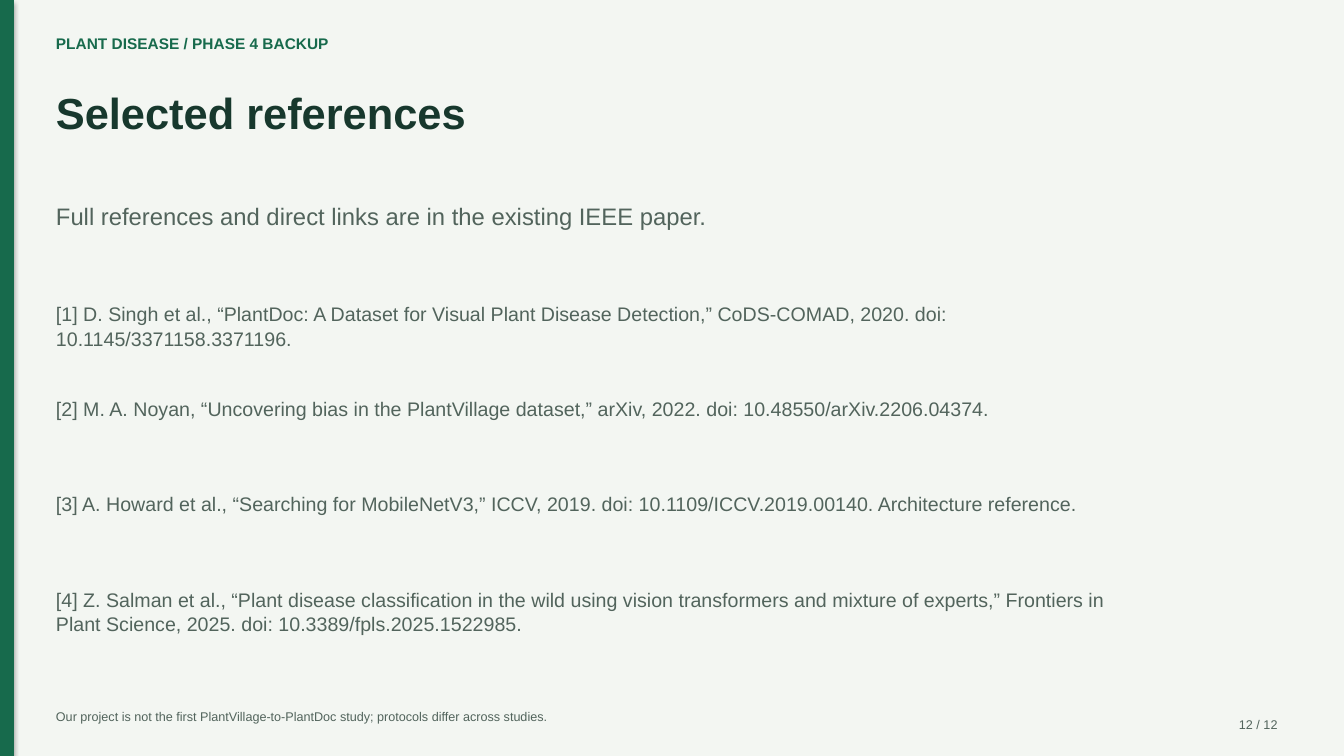
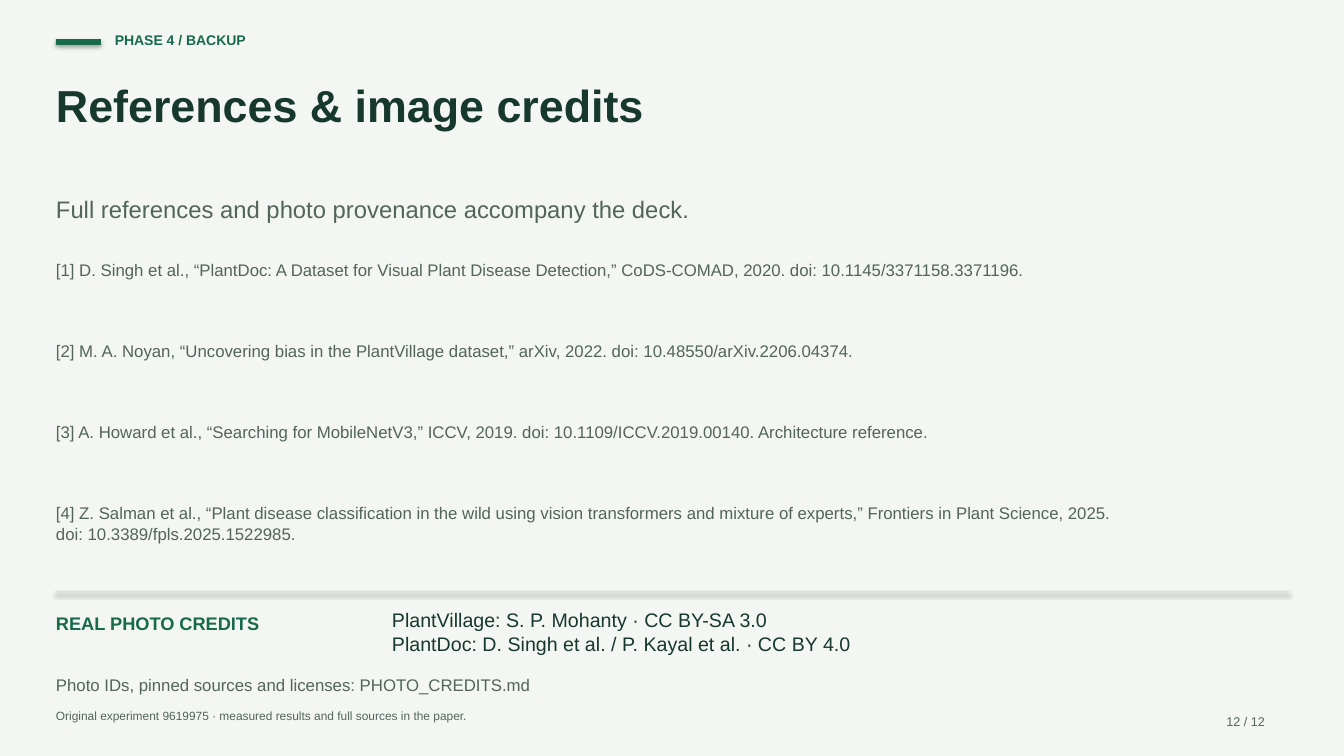
Before and after one commit to EnragedWaters/CECS-551-Plant-Disease-Classification, a slide deck: slide 12 of docs/presentation/Phase-4-Presentation.pptx. Drawn at 1344x756 pixels with LibreOffice and Linux fonts; fonts in the diff are those of the drawing. Boxes give left, top, right and bottom in pixels: in the first picture for what was removed or moved away, otherwise in the second. Text is boxed around its words. In the diff, an @@ line names an element or a change of style, - is before the commit and + after.

Commit message:
Explain the project with photos diagrams and clear results

```diff
--- a/docs/presentation/Phase-4-Presentation.pptx
+++ b/docs/presentation/Phase-4-Presentation.pptx
@@ rectangle: place and size @@
-rectangle at [0,0,14,756]
+rectangle at [56,39,101,45]
@@ text at [115,35,246,45]: text changed; size 11 to 10 pt @@
-PLANT DISEASE / PHASE 4 BACKUP
+PHASE 4 / BACKUP
@@ text at [56,89,644,131]: text changed; size 31 to 32 pt @@
-Selected references
+References & image credits
@@ text at [56,200,689,223]: text changed @@
-Full references and direct links are in the existing IEEE paper.
+Full references and photo provenance accompany the deck.
@@ text at [56,264,1023,280]: text changed; size 14 to 12 pt @@
-[1] D. Singh et al., “PlantDoc: A Dataset for Visual Plant Disease Detection,” CoDS-COMAD, 2020. doi:
-10.1145/3371158.3371196.
+[1] D. Singh et al., “PlantDoc: A Dataset for Visual Plant Disease Detection,” CoDS-COMAD, 2020. doi: 10.1145/3371158.3371196.
@@ text "[2] M. A. Noyan, “Uncovering ...": place and size @@
-text "[2] M. A. Noyan, “Uncovering ..." at [56,402,988,420]
+text "[2] M. A. Noyan, “Uncovering ..." at [56,345,852,361]
@@ text "[2] M. A. Noyan, “Uncovering ..." at [56,345,852,361]: size 14 to 12 pt; line spacing 17.5pt to 14.6pt @@
@@ text "[3] A. Howard et al., ..." at [56,426,927,442]: size 14 to 12 pt; line spacing 17.5pt to 14.6pt @@
@@ text "[3] A. Howard et al., ...": place and size @@
-text "[3] A. Howard et al., ..." at [56,497,1076,515]
+text "[3] A. Howard et al., ..." at [56,426,927,442]
@@ text at [56,507,1110,544]: text changed; size 14 to 12 pt @@
-[4] Z. Salman et al., “Plant disease classification in the wild using vision transformers and mixture of experts,” Frontiers in
-Plant Science, 2025. doi: 10.3389/fpls.2025.1522985.
+[4] Z. Salman et al., “Plant disease classification in the wild using vision transformers and mixture of experts,” Frontiers in Plant Science, 2025.
+doi: 10.3389/fpls.2025.1522985.
@@ line added from (56, 593) to (1289, 593), #D8E2D9 1 pt @@
@@ text added at [56,617,259,630], 13 pt, text #176A4C, bold @@
+REAL PHOTO CREDITS
@@ text added at [392,612,850,655], 14 pt, text #17382D @@
+PlantVillage: S. P. Mohanty · CC BY-SA 3.0
+PlantDoc: D. Singh et al. / P. Kayal et al. · CC BY 4.0
@@ text added at [56,679,530,695], 12 pt, text #52645C @@
+Photo IDs, pinned sources and licenses: PHOTO_CREDITS.md
@@ text at [56,711,466,723]: text changed; size 9 to 8.5 pt @@
-Our project is not the first PlantVillage-to-PlantDoc study; protocols differ across studies.
+Original experiment 9619975 · measured results and full sources in the paper.
@@ text "12 / 12": place and size @@
-text "12 / 12" at [1239,720,1277,729]
+text "12 / 12" at [1226,717,1265,726]
@@ text "12 / 12" at [1226,717,1265,726]: line spacing 11.2pt to 11pt @@
```
Also in this commit, not shown: 1 other slide changed, 10 slides added, 10 slides removed, 5 other files.
